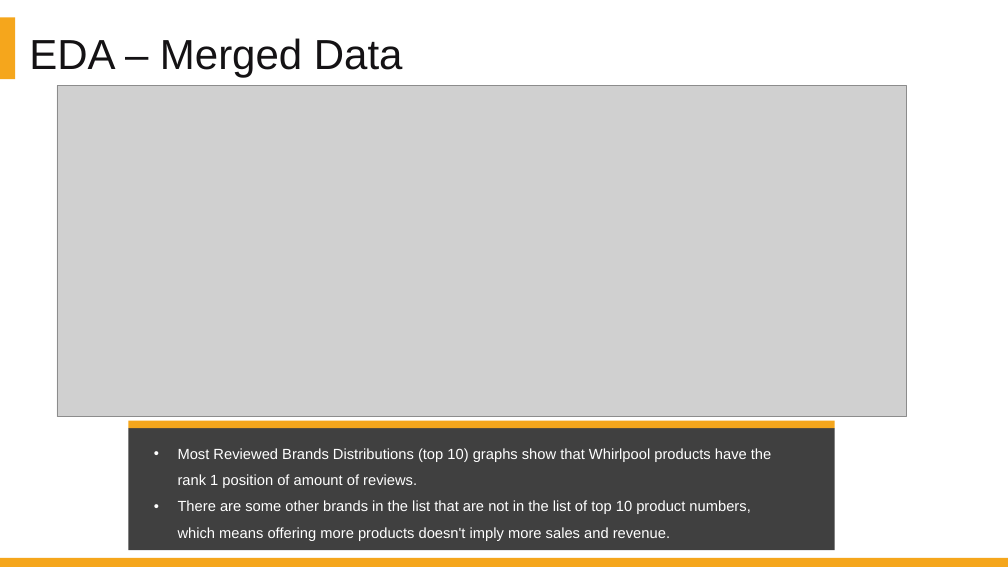
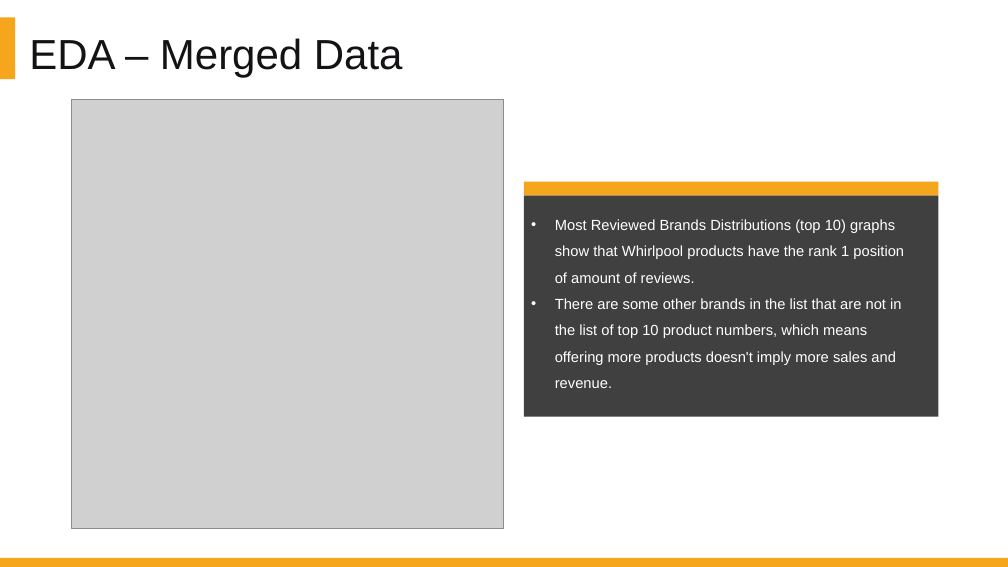
Before and after one commit to DATA-606-SPRING-2022/Jin_DATA606, a slide deck: slide 24 of presentation/Project_Presentation_EDA_v1.1.pptx. Drawn at 1008x567 pixels with LibreOffice and Linux fonts; fonts in the diff are those of the drawing; grey boxes stand for pictures. Boxes give left, top, right and bottom in pixels: in the first picture for what was removed or moved away, otherwise in the second. Text is boxed around its words. In the diff, an @@ line names an element or a change of style, - is before the commit and + after.

```diff
--- a/presentation/Project_Presentation_EDA_v1.1.pptx
+++ b/presentation/Project_Presentation_EDA_v1.1.pptx
@@ picture removed at (57,85,906,417) @@
@@ picture added at (71,99,503,529) @@
@@ text "Most Reviewed Brands Distributions (top ..." rewrapped from (178,448,771,541) to (555,219,904,388) @@
@@ rectangle: place and size @@
-rectangle at (129,420,835,428)
+rectangle at (524,181,938,195)
@@ rectangle: place and size @@
-rectangle at (129,428,835,550)
+rectangle at (524,195,938,417)
```
Also in this commit, not shown: 3 other slides changed, 1 slide added, 7 other files.
